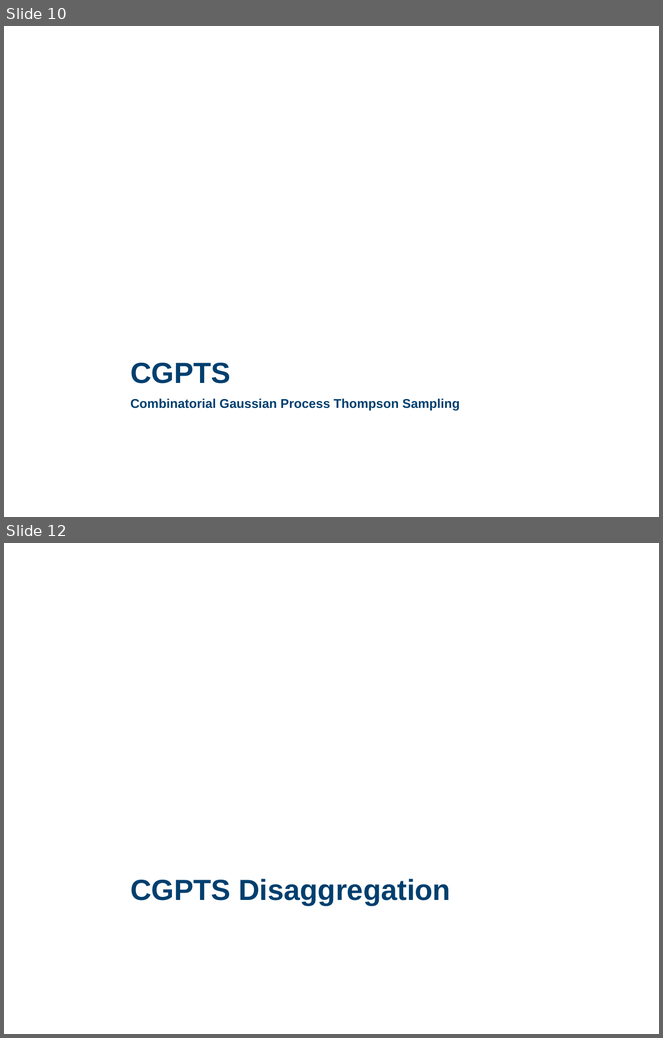
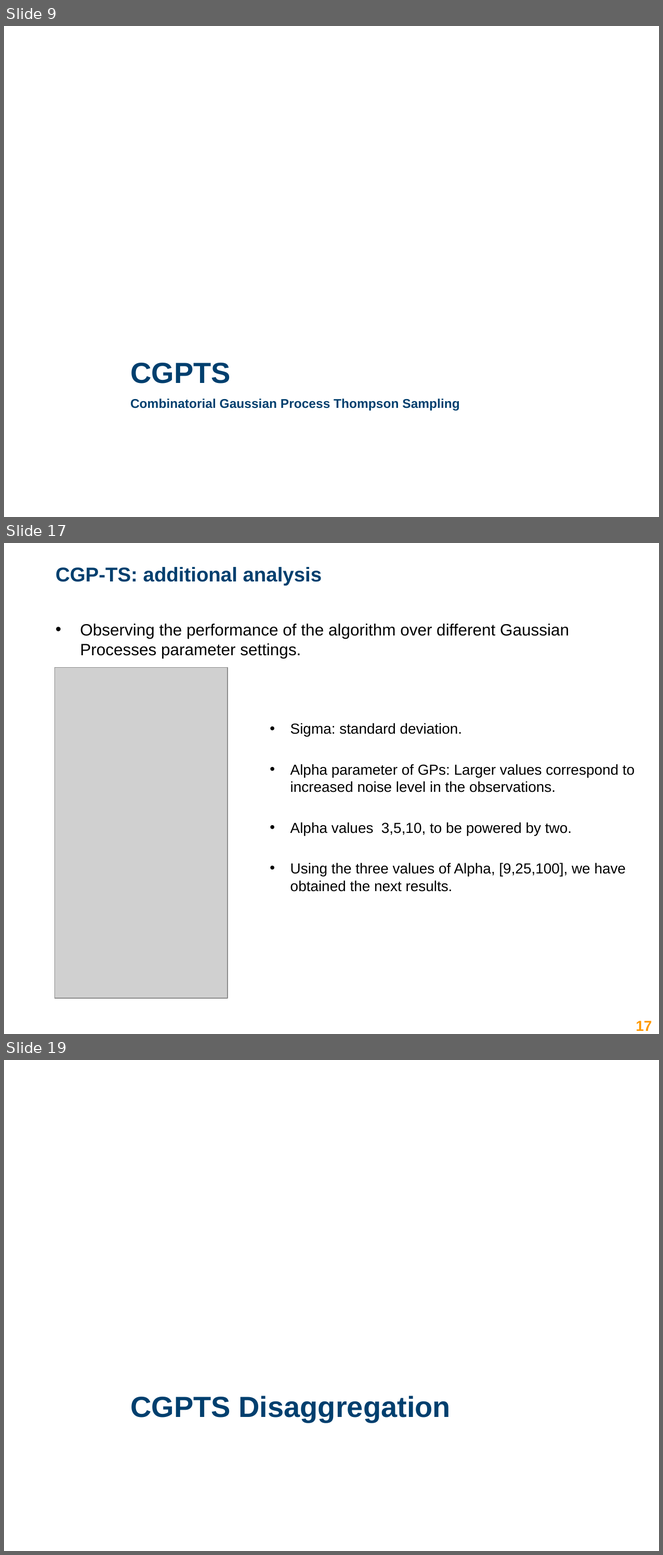
Before and after one commit to lucabonali/AdvertisingDIA, a slide deck: advertising_presentation.pptx. Shown one above the other, each under a label of ours: slides 10 and 12 before the commit, slides 9, 17 and 19 after it; the slides between them are not shown. The pictures are 663x1038 and 663x1555 pixels, drawn with LibreOffice and Linux fonts; fonts in the diff are those of the drawing; grey boxes stand for pictures; background and template pictures are left out. Boxes give left, top, right and bottom in pixels: in the first picture for what was removed or moved away, otherwise in the second. Text is boxed around its words. In the diff, an @@ line names an element or a change of style, - is before the commit and + after.

```diff
--- a/advertising_presentation.pptx
+++ b/advertising_presentation.pptx
@@ slide 17 added at box(4, 543, 659, 1034), background #FFFFFF @@
@@ title added at box(55, 567, 322, 586), 22 pt, text #003F6E, bold @@
+CGP-TS: additional analysis
@@ text added at box(80, 624, 569, 658), 18 pt, text #000000 @@
+• Observing the performance of the algorithm over different Gaussian Processes parameter settings.
@@ picture added at box(54, 667, 228, 999) @@
@@ text added at box(291, 723, 635, 892), 16 pt, text #000000 @@
+• Sigma: standard deviation.
+• Alpha parameter of GPs: Larger values correspond to increased noise level in the observations.
+• Alpha values 3,5,10, to be powered by two.
+• Using the three values of Alpha, [9,25,100], we have obtained the next results.
@@ text added at box(21, 1014, 343, 1033), 12 pt, text #003F6E, bold @@
+Lamparelli Andrea (andrea.lamparelli@mail.polimi.it)
@@ rectangle added at box(56, 1017, 352, 1034), fill #FFFFFF @@
@@ page number added at box(636, 1021, 652, 1031), 16 pt, text #FF9900, bold @@
+17
@@ what was slide 10 is now slide 9 @@
@@ what was slide 12 is now slide 19 @@
```
Also in this commit, not shown: 8 other slides added, 2 slides removed.
